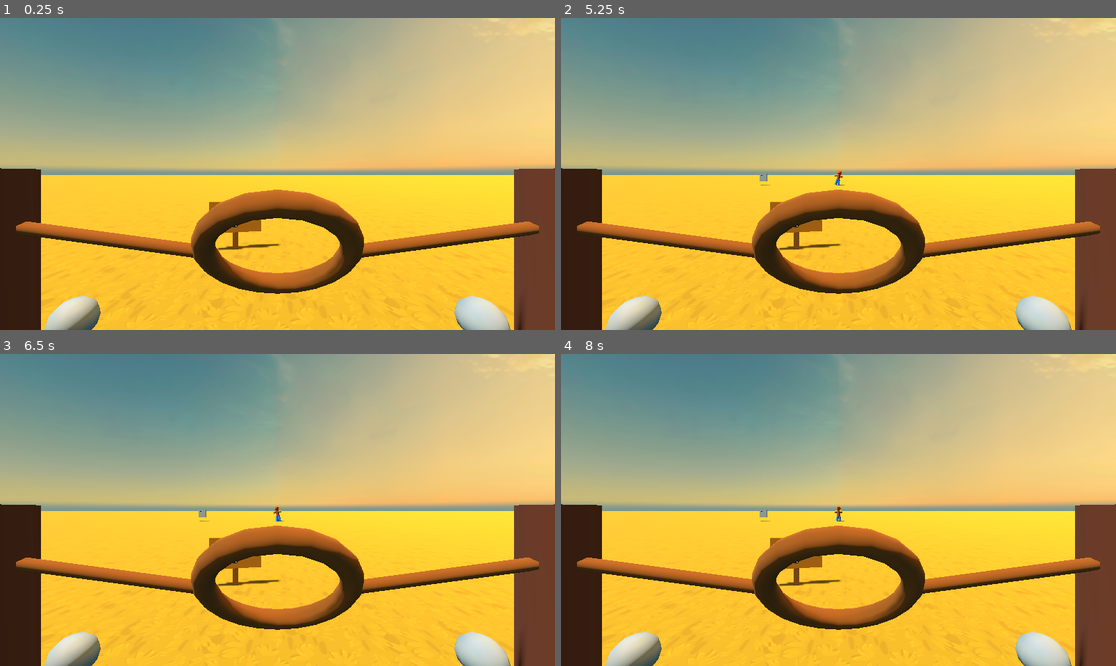
Above: before the commit, frames 1-4 (two rows, left to right).
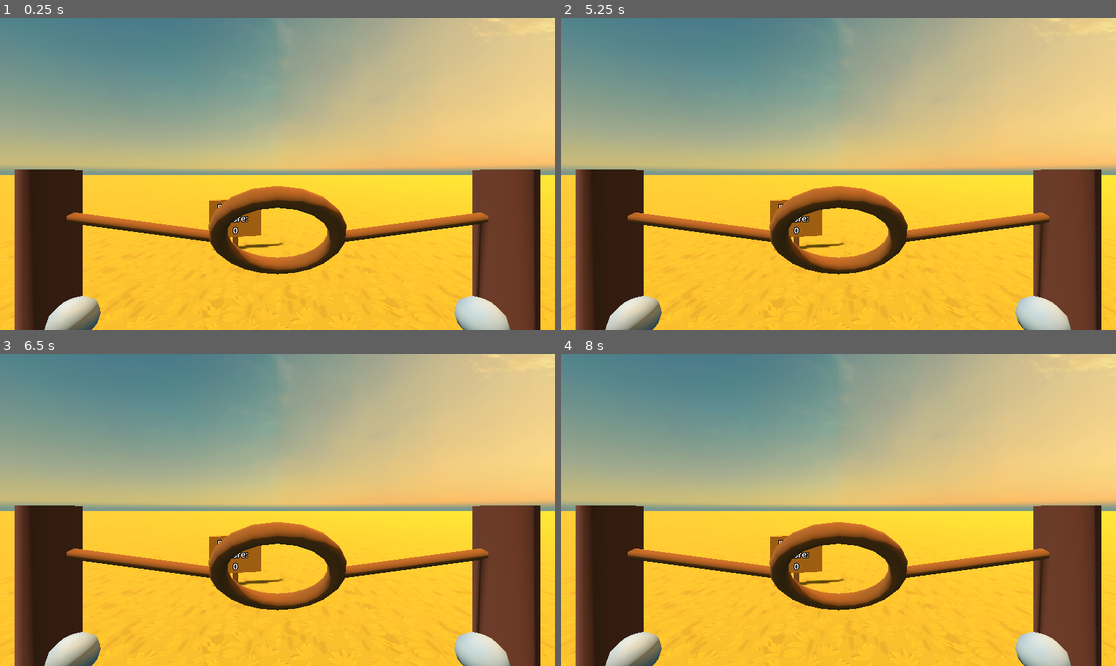
Above: after the commit, the same moments.

Repository: carterpiepenburg1/pumpkinchuckin-
Game: Godot game, scene res://Scenes/pumpkinchuckin.tscn
Same seed, same stepped clock (60 frames per second), same inputs: the game is played once before the commit and once after it.
Inputs:
- Up to frame 1 (0.25 s): no input
- Up to frame 2 (5.25 s): tap Enter at 0.5, 2, 3.5 s; tap Space at 1.25, 2.75, 4.25 s
- Up to frame 3 (6.5 s): no input
- Up to frame 4 (8 s): no input

The runs differ from the first frame. In frame 1, 20% of the frame differs, in the area x 0-100%, y 48-100%; in frame 2, 20%; in frame 3, 20%; in frame 4, 20%.

Commit message:
finished basic round system

Diff:
--- a/Scenes/Objects/crow.tscn
+++ b/Scenes/Objects/crow.tscn
@@ -34,7 +34,7 @@
 tracks/0/path = NodePath("Model")
 tracks/0/interp = 1
 tracks/0/loop_wrap = true
-tracks/0/keys = PackedFloat32Array(0, 1, 0, 0, 0, 0.53333336, 1, 0, 0.18533522, 0)
+tracks/0/keys = PackedFloat32Array(0, 1, 0, 0, 0, 0.53333336, 1, 0, 0.1, 0)
 
 [sub_resource type="Animation" id="Animation_fgfit"]
 resource_name = "ghost"
@@ -73,12 +73,12 @@
 autoplay = "crow"
 
 [node name="Model" type="Node3D" parent="."]
-transform = Transform3D(1, 0, 0, 0, 0.9999999, 0, 0, 0, 0.9999999, 0, 0.17218442, 0)
+transform = Transform3D(1, 0, 0, 0, 0.9999999, 0, 0, 0, 0.9999999, 0, 0, 0)
 
 [node name="Body" type="CSGBox3D" parent="Model"]
 transform = Transform3D(1, 0, 0, 0, 0.99999994, 0, 0, 0, 0.99999994, 0, 0, 0)
 material_override = SubResource("StandardMaterial3D_ta26y")
-size = Vector3(0.1, 0.2, 0.4)
+size = Vector3(0.25, 0.25, 0.5)
 
 [node name="EnemyArea" type="Area3D" parent="Model"]
 transform = Transform3D(1, 0, 0, 0, 0.9999996, 0, 0, 0, 0.9999996, 0, 0, 0)
--- a/Scenes/pumpkinchuckin.tscn
+++ b/Scenes/pumpkinchuckin.tscn
@@ -66,7 +66,8 @@
 
 [node name="AdvanceTimer" type="Timer" parent="GameManager"]
 wait_time = 5.0
-autostart = true
+
+[node name="RoundTimer" type="Timer" parent="GameManager"]
 
 [node name="DirectionalLight3D" type="DirectionalLight3D" parent="."]
 transform = Transform3D(0.08686353, 0.8868179, -0.45388195, -0.15191406, 0.46206695, 0.873737, 0.9845694, -0.006944829, 0.17485687, 0, 5.125532, 0)
@@ -122,11 +123,8 @@
 [node name="Vine3" parent="Environment" instance=ExtResource("5_8o4mi")]
 transform = Transform3D(0.5, 0, 0, 0, 0.5, 0, 0, 0, 0.5, -1.7, 0, 0)
 
-[node name="Vine2" parent="Environment" instance=ExtResource("5_8o4mi")]
-transform = Transform3D(0.00034902245, 0, 0.49999985, 0, 0.5, 0, -0.49999985, 0, 0.00034902245, 0, 0, 1.7)
-
 [node name="Slingshot" type="Node3D" parent="."]
-transform = Transform3D(1, 0, 0, 0, 1, 0, 0, 0, 1, 0, 0, -0.7283299)
+transform = Transform3D(1, 0, 0, 0, 1, 0, 0, 0, 1, 0, 0, -0.89874977)
 script = ExtResource("6_8o4mi")
 
 [node name="RightLog" type="CSGCylinder3D" parent="Slingshot"]
@@ -199,11 +197,12 @@
 mesh = SubResource("CylinderMesh_yqnnc")
 
 [node name="Sign-Post" type="Node3D" parent="."]
-transform = Transform3D(0.98451245, 0, 0.17531517, 0, 1, 0, -0.17531517, 0, 0.98451245, -0.8324139, 0.63816595, -4.04626)
+transform = Transform3D(0.98451245, 0, 0.17531517, 0, 1, 0, -0.17531517, 0, 0.98451245, -0.8324139, 0.6181954, -4.04626)
 
 [node name="CSGBox3D" type="CSGBox3D" parent="Sign-Post"]
-transform = Transform3D(1, 0, 0, 0, 0.6, 0, 0, 0, 0.125, 0, 0, 0)
+transform = Transform3D(1, 0, -9.313226e-09, 0, 0.6, 0, 7.4505806e-08, 0, 0.125, 0, -0.009173572, 0)
 material_override = SubResource("StandardMaterial3D_iswhu")
+size = Vector3(1, 1.2046509, 1)
 
 [node name="CSGBox3D2" type="CSGBox3D" parent="Sign-Post"]
 transform = Transform3D(0.1, 0, 0, 0, 1, 0, 0, 0, 0.1, 0, -0.7298831, 0)
@@ -211,9 +210,14 @@
 
 [node name="Label3D" type="Label3D" parent="Sign-Post"]
 transform = Transform3D(1, 0, 0, 0, 1, 0, 0, 0, 1, 0, 0, 0.11510253)
+text = "Round: 1
+Score:
+0
+"
 script = ExtResource("9_yqnnc")
 
 [connection signal="timeout" from="GameManager/AdvanceTimer" to="GameManager" method="_on_advance_timer_timeout"]
+[connection signal="timeout" from="GameManager/RoundTimer" to="GameManager" method="_on_round_timer_timeout"]
 [connection signal="button_pressed" from="Player/Left" to="Player" method="_on_left_button_pressed"]
 [connection signal="button_released" from="Player/Left" to="Player" method="_on_left_button_released"]
 [connection signal="button_pressed" from="Player/Right" to="Player" method="_on_right_button_pressed"]
--- a/Scripts/Sign Score/sign.gd
+++ b/Scripts/Sign Score/sign.gd
@@ -3,4 +3,4 @@
 
 
 func _process(delta: float) -> void:
-	text = "Score:\n %d" %Globals.score
+	text = "Round: %d \n Score:\n %d" % [Globals.roundNum, Globals.score]
--- a/Scripts/Slingshot/slingshot.gd
+++ b/Scripts/Slingshot/slingshot.gd
@@ -22,7 +22,7 @@
 var beingGrabbed = false
 
 var deadzoneDistance = 0.1
-var launchMult = 40
+var launchMult = 60
 
 var velocity
 var startPos
--- a/Scripts/enemy/enemy.gd
+++ b/Scripts/enemy/enemy.gd
@@ -4,7 +4,10 @@
 var newPos
 
 func _ready() -> void:
-	get_tree().current_scene.get_node("GameManager").enemy_advance.connect(advance)
+	var gm = get_tree().current_scene.get_node("GameManager")
+	gm.enemy_advance.connect(advance)
+	gm.clear_enemies.connect(clearEnemies)
+
 
 func _process(delta: float) -> void:
 	if newPos != null:
@@ -13,8 +16,17 @@
 func advance():
 	newPos = Vector3(parent.global_position.x, parent.global_position.y, parent.global_position.z + Globals.advanceAmount)
 
+func clearEnemies():
+	#Do something cool
+	set_deferred("monitorable", false)
+	set_deferred("monitoring", false)
+
+	parent.queue_free()
+
 func _on_area_entered(area: Area3D) -> void:
 	if area.name == "PumpkinArea" && visible:
+
+		#Hide model
 		parent.visible = false
 
 		#Disable area3D
--- a/Scripts/game_manager.gd
+++ b/Scripts/game_manager.gd
@@ -1,6 +1,7 @@
 extends Node3D
 
 @onready var advanceTimer = $AdvanceTimer
+@onready var roundTimer = $RoundTimer
 
 #Make list of all enemy types
 @onready var scarecrow = load("res://Scenes/Objects/scarecrow.tscn")
@@ -8,27 +9,42 @@
 @onready var crow = load("res://Scenes/Objects/crow.tscn")
 
 signal enemy_advance()
+signal clear_enemies()
 
 var rng = RandomNumberGenerator.new()
 
 func _ready() -> void:
 	advanceTimer.wait_time = Globals.advanceTime
+	roundTimer.wait_time = Globals.roundTime
+
+	advanceTimer.start()
+	roundTimer.start()
 
 func _on_advance_timer_timeout() -> void:
-	spawnEnemies()
-	enemy_advance.emit()
+	if Globals.roundNum <= 3:
+		spawnEnemies()
+		enemy_advance.emit()
 
 func spawnEnemies():
 	for i in range(0, Globals.enemiesPerRow):
-		if rng.randf() < Globals.enemyDensity:
-			#spawning enemy
-			var enemyType = rng.randi_range(1, 2)
+		var guaranteedEnemy = rng.randi_range(0, Globals.enemiesPerRow - 1)
+		if i == guaranteedEnemy or rng.randf() < Globals.enemyDensity:
+			#spawning enemy based on round
+			var enemyType = rng.randi_range(1, Globals.roundNum)
+
 			var newEnemy
 			if enemyType == 1:
 				newEnemy = scarecrow.instantiate()
+			elif enemyType == 2:
+				newEnemy = ghost.instantiate()
 			else:
-				newEnemy = ghost.instantiate()
+				newEnemy = crow.instantiate()
 
 			get_tree().current_scene.add_child(newEnemy)
 			newEnemy.global_position = Vector3(((i / float(Globals.enemiesPerRow - 1)) - 0.5) * Globals.rowWidth, 1, -Globals.enemyStartDistance)
 			newEnemy.rotation.y = deg_to_rad(270)
+
+
+func _on_round_timer_timeout() -> void:
+	Globals.roundNum += 1
+	clear_enemies.emit()
--- a/Scripts/globals.gd
+++ b/Scripts/globals.gd
@@ -1,8 +1,9 @@
 extends Node
 
-#Misc
+#Game
 var score = 0
-var roundNum = 0
+var roundNum = 1
+var roundTime = 80
 
 #Enemy placement
 var enemyStartDistance = 30
